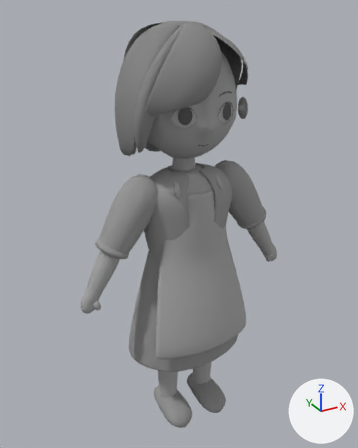
Renders of the glTF model public/assets/misaki-grayform-v1/misaki-grayform.glb from each side of a commit.
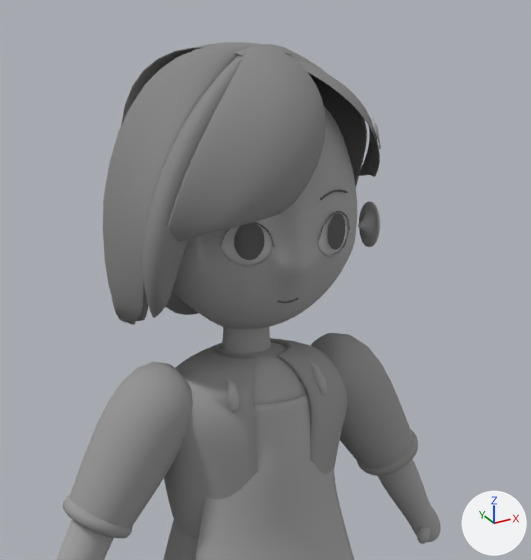
Each version is shown whole from a camera (50 mm lens) standing at (-0.807, -1.415, 1.519) and looking at (-0.005, 0.043, 0.79), then close up on the part from 18% to 90% of the width and 0% to 60% of the height. Arrows for +X, +Y and +Z are at lower right; the lights stay in place. The first two pictures are the older version.

Names of what the first close-up shows: 'misaki-grayform/clothed-body', 'misaki-grayform/face', 'misaki-grayform/feature-placement', 'misaki-grayform/hair' and 1 more.
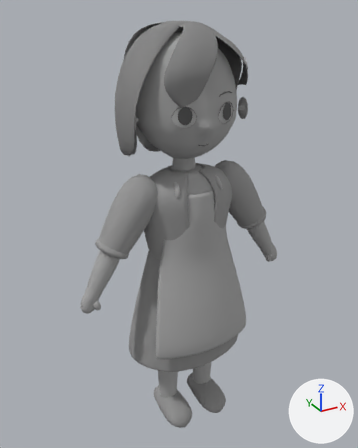
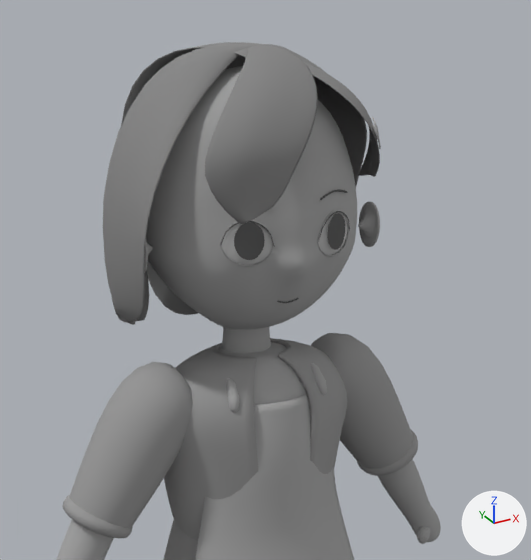
Pixel boxes [x1, y1, x2, y2] of what changed, in the close-ups (531 x 560 px; the box of a moved part takes in the faces that stretch with it):
part 1 of me_16___local_curved_crown_root_join_editable_quads_001, moved or reshaped: before [143, 46, 326, 318]; after [205, 46, 318, 224]

Patch to the scene script:
```diff
--- a/public/assets/misaki-grayform-v1/misaki-grayform.glb.py
+++ b/public/assets/misaki-grayform-v1/misaki-grayform.glb.py
@@ me_16___local_curved_crown_root_join_editable_quads_001 @@
 # used by ob_misaki_grayform_hair; location = (0.0, 0.0, 0.044)
-me_16___local_curved_crown_root_join_editable_quads_001.from_pydata(...)  # 3990 vertices, 7952 faces; spans x -0.228..0.226, y -0.186..0.223, z 1.002..1.433
+me_16___local_curved_crown_root_join_editable_quads_001.from_pydata(...)  # 3990 vertices, 7952 faces; spans x -0.228..0.226, y -0.193..0.223, z 1.002..1.433
+# me_16___local_curved_crown_root_join_editable_quads_001 part 1: 1091 of 3990 vertices moved; they spanned x -0.225..0.054, y -0.186..0.013, z 1.062..1.429 and now span x -0.168..0.047, y -0.193..0.012, z 1.21..1.43; mean shift (0.062, -0.027, 0.066); largest move (-0.2, -0.058, 1.062) -> (-0.044, -0.161, 1.276)
 me_16___local_curved_crown_root_join_editable_quads_001.materials.append(mat_gray_clay___hair_mass)
```
